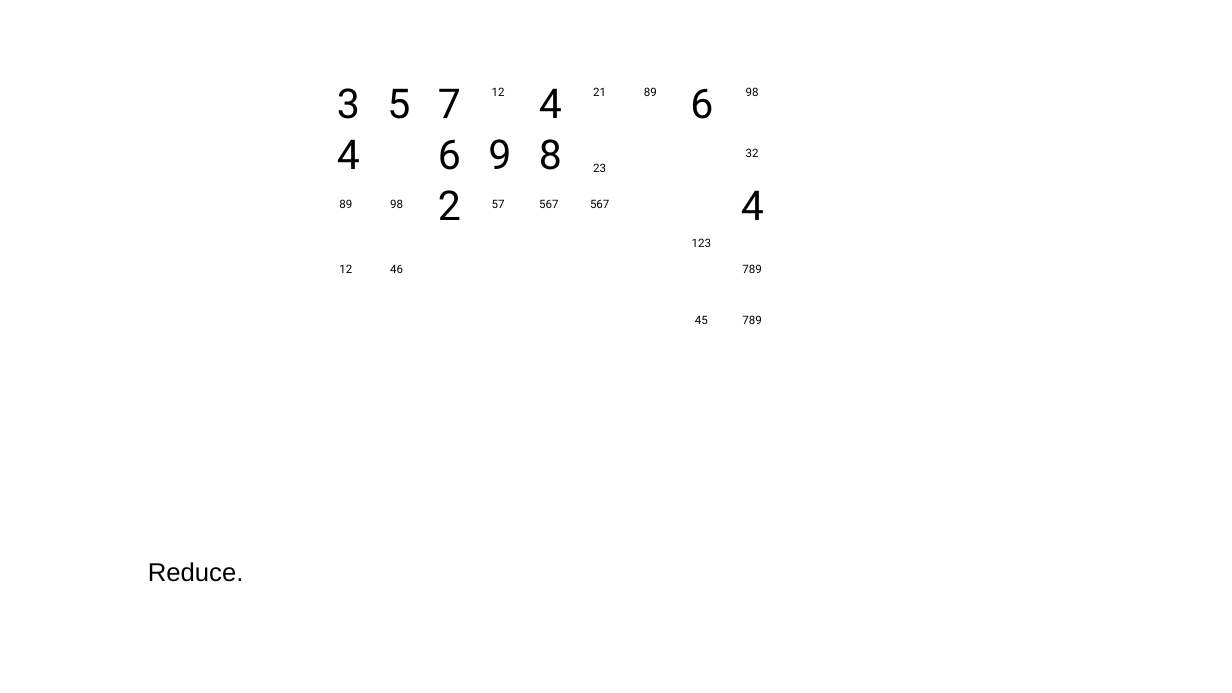
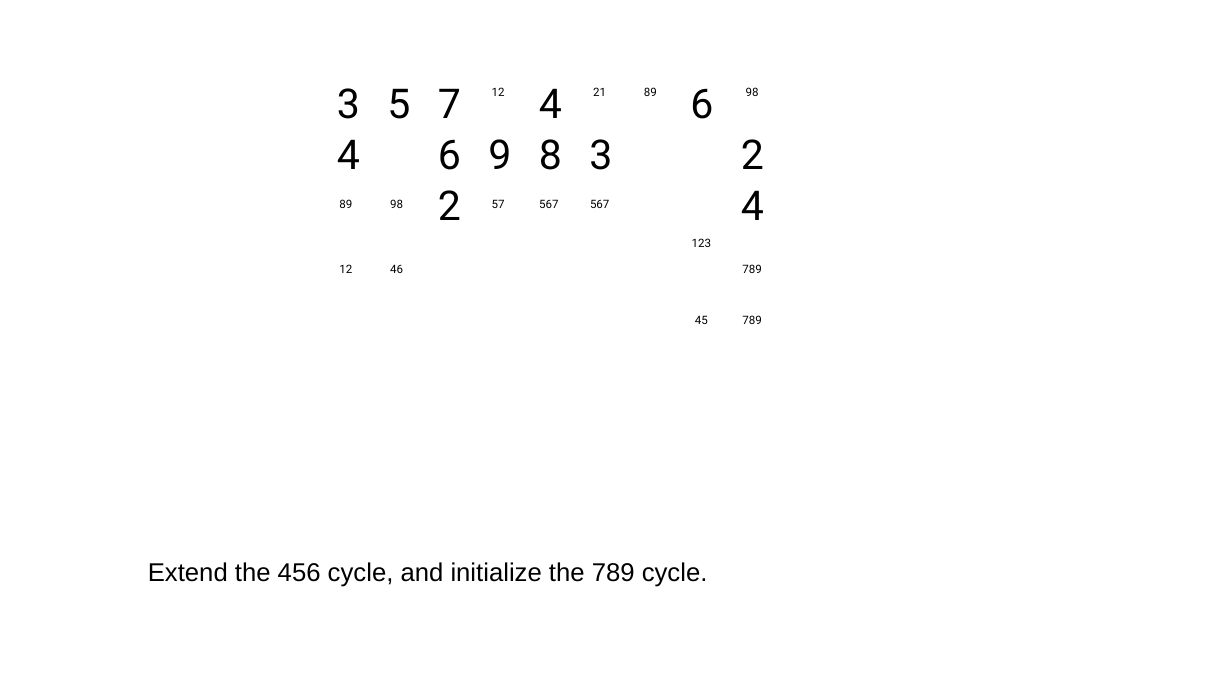
Before and after one commit to jhardis/WSJ_Number_Puzzles, a slide deck: slide 17 of 20260808_2.pptx (slide 15 before the commit). Drawn at 1232x693 pixels with LibreOffice and Linux fonts; fonts in the diff are those of the drawing; background and template pictures are left out. Boxes give left, top, right and bottom in pixels: in the first picture for what was removed or moved away, otherwise in the second. Text is boxed around its words. In the diff, an @@ line names an element or a change of style, - is before the commit and + after.

```diff
--- a/20260808_2.pptx
+++ b/20260808_2.pptx
@@ text added at [589,139,612,170], 32 pt, text #000000 @@
+3
@@ text added at [741,139,764,169], 32 pt, text #000000 @@
+2
@@ text removed at [746,148,759,157] @@
-32
@@ text removed at [593,163,606,172] @@
-23
@@ text at [148,562,708,587]: text changed @@
-Reduce.
+Extend the 456 cycle, and initialize the 789 cycle.
```
Also in this commit, not shown: 40 other slides changed, 5 slides added, 4 slides removed.
